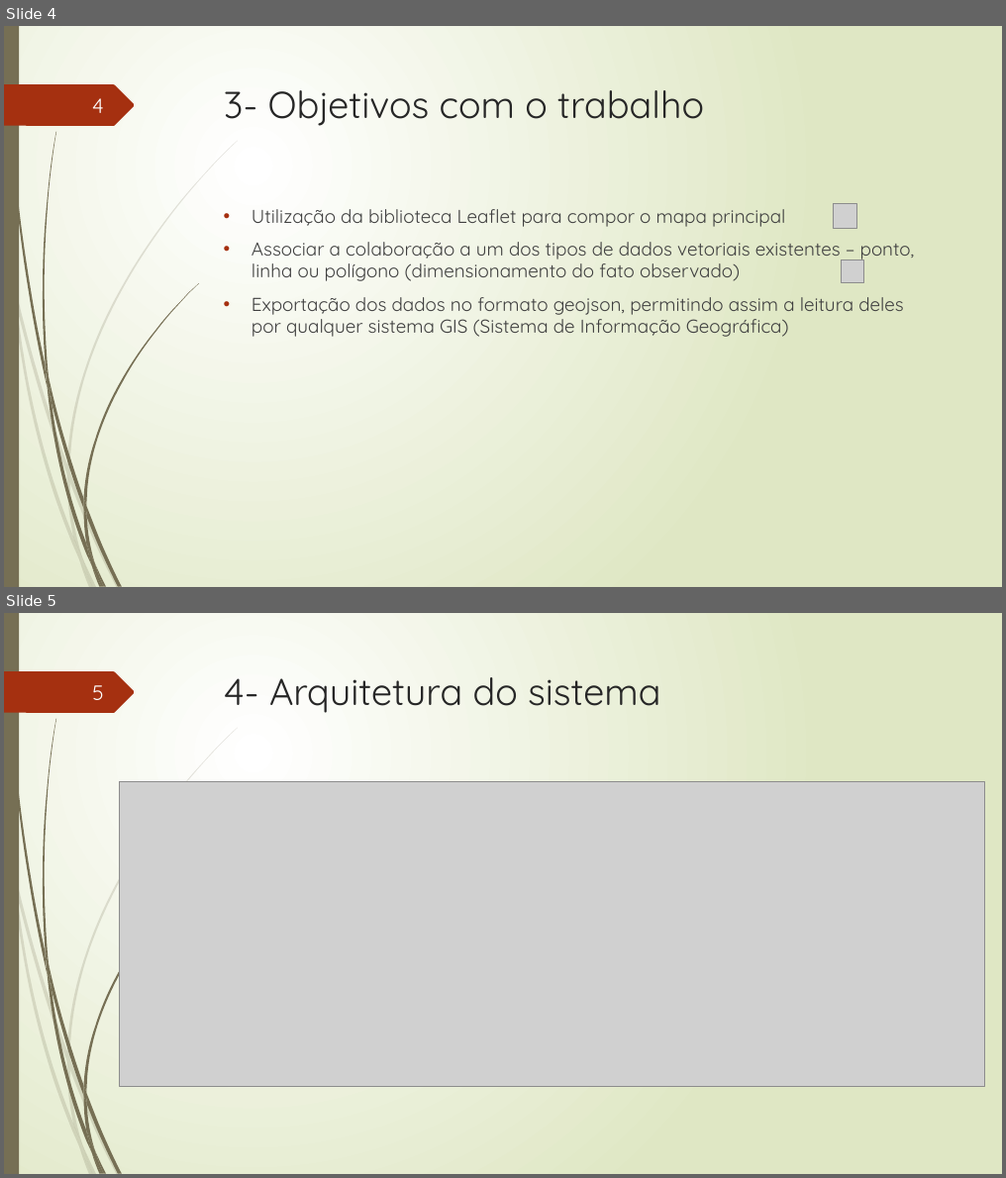
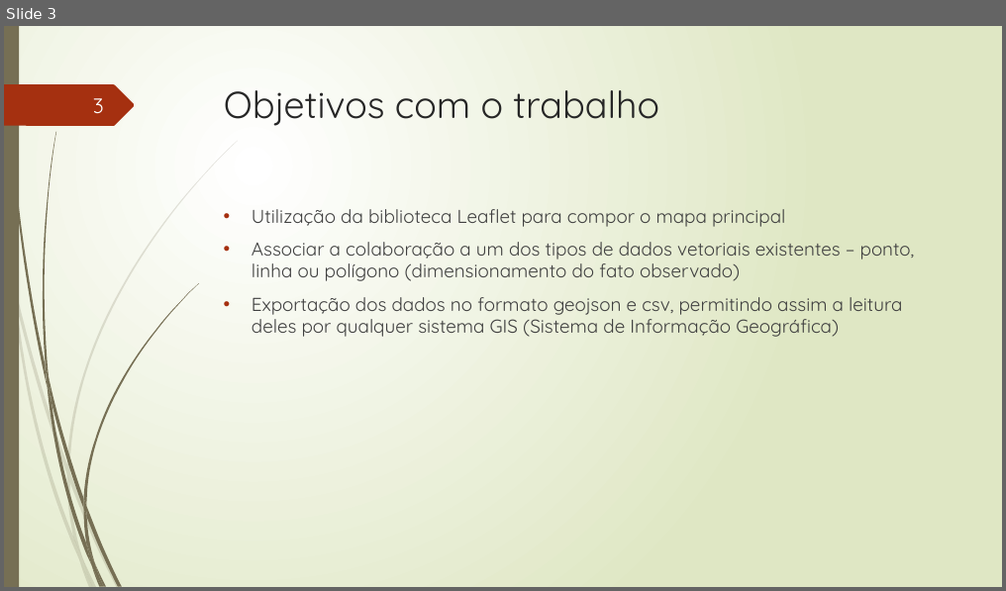
Before and after one commit to TavaresCarlos/TCC, a slide deck: apresentação-do-sistema/apresentação-02.pptx. Shown one above the other, each under a label of ours: slides 4 and 5 before the commit, slide 3 after it. The pictures are 1006x1178 and 1006x591 pixels, drawn with LibreOffice and Linux fonts; fonts in the diff are those of the drawing; grey boxes stand for pictures. Boxes give left, top, right and bottom in pixels: in the first picture for what was removed or moved away, otherwise in the second. Text is boxed around its words. In the diff, an @@ line names an element or a change of style, - is before the commit and + after.

```diff
--- a/apresentação-do-sistema/apresentação-02.pptx
+++ b/apresentação-do-sistema/apresentação-02.pptx
@@ slide 5 removed at (4, 613, 1002, 1174), background gradient #FFFFFF to #DFE8C4; not listed: 24 template elements that a slide beside it also shows @@
@@ page number removed at (92, 685, 104, 700) @@
-5
@@ title removed at (224, 677, 660, 713) @@
-4- Arquitetura do sistema
@@ picture removed at (119, 781, 985, 1087) @@
@@ what was slide 4 is now slide 3 @@
@@ slide 3 changed as well @@
@@ page number at (93, 98, 104, 114): text changed @@
-4
+3
@@ title at (224, 90, 659, 126): text changed @@
-3- Objetivos com o trabalho
+Objetivos com o trabalho
@@ picture removed at (833, 204, 856, 229) @@
@@ picture removed at (842, 261, 864, 282) @@
@@ text at (252, 297, 902, 337): text changed @@
-• Exportação dos dados no formato geojson, permitindo assim a leitura deles por qualquer sistema GIS (Sistema de Informação Geográfica)
+• Exportação dos dados no formato geojson e csv, permitindo assim a leitura deles por qualquer sistema GIS (Sistema de Informação Geográfica)
```
Also in this commit, not shown: 5 other slides changed, 7 slides added, 2 other slides removed, 10 other files.
